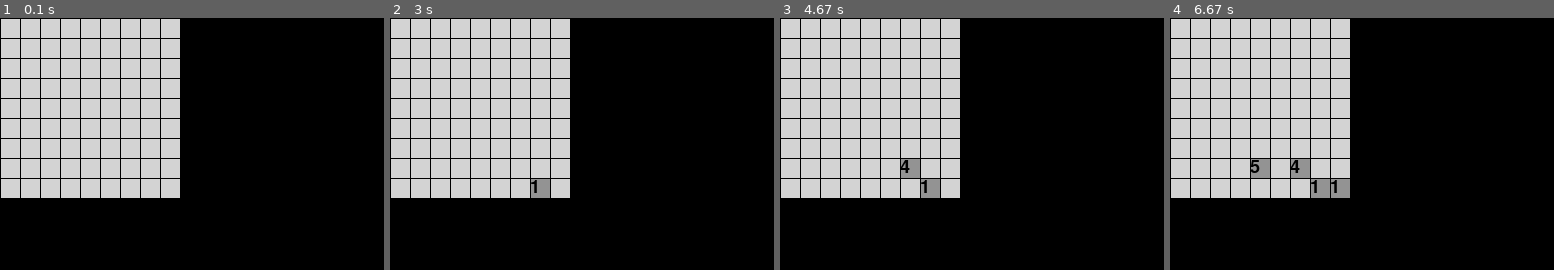
Above: before the commit, frames 1-4 (left to right).
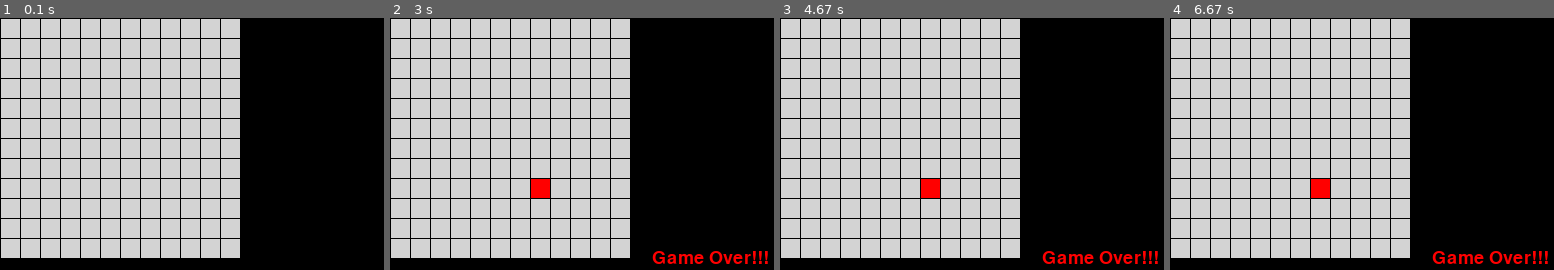
Above: after the commit, the same moments.

Repository: joshimoo/HelloPygame
Game: pygame game, started from minesweeper/game.py
Same seed, same stepped clock (60 frames per second), same inputs: the game is played once before the commit and once after it.
Inputs (mouse positions are in pixels of both pictures, inside the frame that each line leads up to):
- Up to frame 1 (0.1 s): no input
- Up to frame 2 (3 s): click (708, 257) at 0.43 s; right-click (outside the picture) at 1.93 s; click (532, 189) at 2.9 s
- Up to frame 3 (4.67 s): move the mouse to (910, 161) at 4.3 s; click (910, 161) at 4.43 s
- Up to frame 4 (6.67 s): click (1262, 176) at 5.97 s; move the mouse to (1346, 176) at 6.23 s; click (1346, 176) at 6.37 s

The runs differ from the first frame. In frame 1, 24% of the frame differs, in the area x 0-63%, y 0-96%; in frame 2, 25%; in frame 3, 25%; in frame 4, 26%, in the area x 0-99%, y 0-98%.

Commit message:
fleshed out win/lose screen

Diff:
--- a/minesweeper/board.py
+++ b/minesweeper/board.py
@@ -29,8 +29,12 @@
 MINE_CHANCE = 0.05
 
 
-def createRandomBoard():
-    return createBoard(random.randint(9, 9), random.randint(9, 9), random.randint(5, 15))
+def createRandomBoard(windowWidth, windowHeight):
+    maxX = int(windowWidth / CELL_SIZE)
+    maxY = int(windowHeight/ CELL_SIZE)
+    maxSize = min(maxX, maxY)
+    size = random.randint(9, maxSize)
+    return createBoard(size, size, random.randint(5, 15))
 
 
 def createBoard(width, height, mineCount=None, flagLimit=None):
--- a/minesweeper/game.py
+++ b/minesweeper/game.py
@@ -26,7 +26,10 @@
 assert WINDOW_HEIGHT % CELL_SIZE == 0, 'Window height must be a multiple of cell size.'
 
 # color
-BACKGROUND_COLOR = (0, 0, 0)
+BLACK = (0, 0, 0)
+RED = (255, 0, 0)
+GREEN = (0, 255, 0)
+BACKGROUND_COLOR = BLACK
 
 # globals
 DISPLAY_SURFACE = None
@@ -41,10 +44,31 @@
     DISPLAY_SURFACE = pygame.display.set_mode((WINDOW_WIDTH, WINDOW_HEIGHT))
     pygame.display.set_caption('Minesweeper')
     FPS_CLOCK = pygame.time.Clock()
+    BASIC_FONT = pygame.font.Font('freesansbold.ttf', BASIC_FONT_SIZE)
 
     # todo: implement real stateManagment
+    # todo: create startGame state, in which user can select board size and game difficulty
     while True:
         runGame()
+
+
+def makeText(text, color):
+    # render(text, antialias, color, background=None) -> Surface)
+    textSurface = BASIC_FONT.render(text, True, color)
+    textRect = textSurface.get_rect()
+    return textSurface, textRect
+
+
+def drawGameOver():
+    textSurface, textRect = makeText('Game Over!!!', RED)
+    textRect.center = (WINDOW_WIDTH / 2, WINDOW_HEIGHT / 2)
+    DISPLAY_SURFACE.blit(textSurface, textRect)
+
+
+def drawGameWon():
+    textSurface, textRect = makeText('You Won!!!', GREEN)
+    textRect.center = (int(WINDOW_WIDTH / 2), int(WINDOW_HEIGHT / 2))
+    DISPLAY_SURFACE.blit(textSurface, textRect)
 
 
 def runGame():
@@ -55,7 +79,7 @@
     mouseY = 0
 
     # board
-    board = minesweeper.board.createRandomBoard()
+    board = minesweeper.board.createRandomBoard(WINDOW_WIDTH, WINDOW_HEIGHT)
 
     # game state
     gameOver = False
@@ -101,23 +125,30 @@
                 board.toggleFlag(boardX, boardY)
                 mouseRightClicked = False
 
-        elif gameOver:
-            # todo: game over do something
-            pass
-
-        elif gameWon:
-            # todo: game won do something
-            pass
-
         # draw board
         DISPLAY_SURFACE.fill(BACKGROUND_COLOR)
         (boardSurface, boardRect) = board.draw()
         DISPLAY_SURFACE.blit(boardSurface, boardRect)
+
+        # draw game state specifics
+        if gameOver:
+            # todo: game over do something
+            drawGameOver()
+        elif gameWon:
+            # todo: game won do something
+            drawGameWon()
+        else:
+            # todo: create some nice UI, which displays flag count, solved percentage etc
+            pass
+
+        # draw to screen
         pygame.display.update()
         FPS_CLOCK.tick(FPS)
 
 
 def screenCordsToBoardCoords(board, screenX, screenY):
+    # todo: put the board into a specific position and transform and scale accordingly
+    # todo: so that it allways fills that specific area, irregardless of cell count
     boardX = int(screenX / board.CELL_WIDTH)
     boardY = int(screenY / board.CELL_HEIGHT)
     return boardX, boardY
